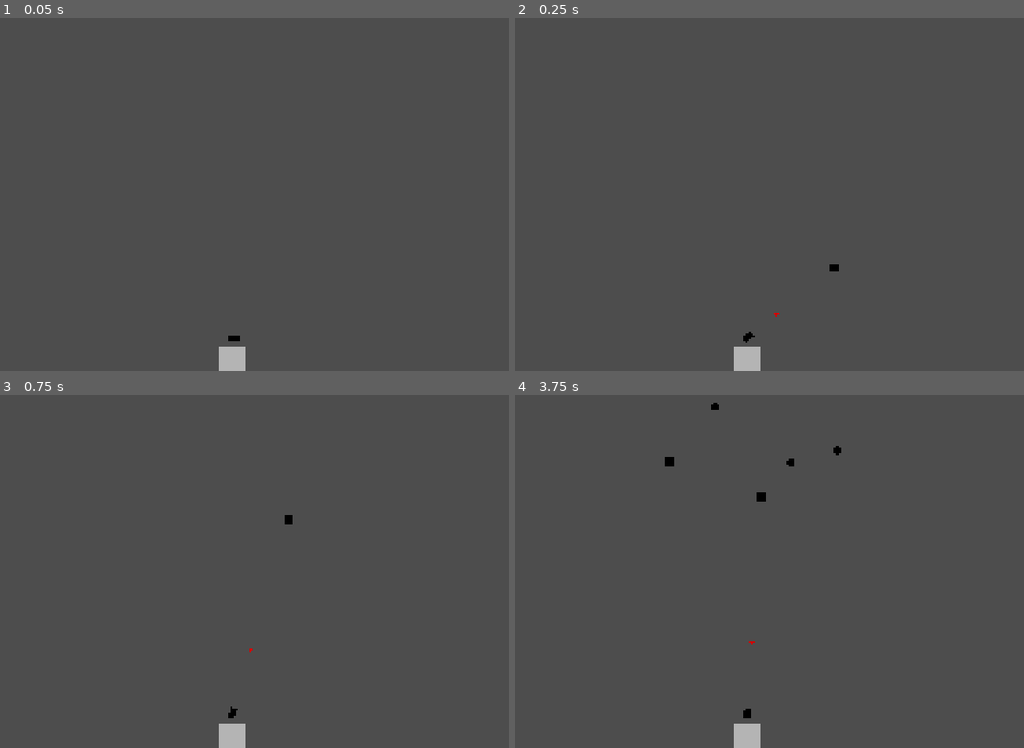
Above: before the commit, frames 1-4 (two rows, left to right).
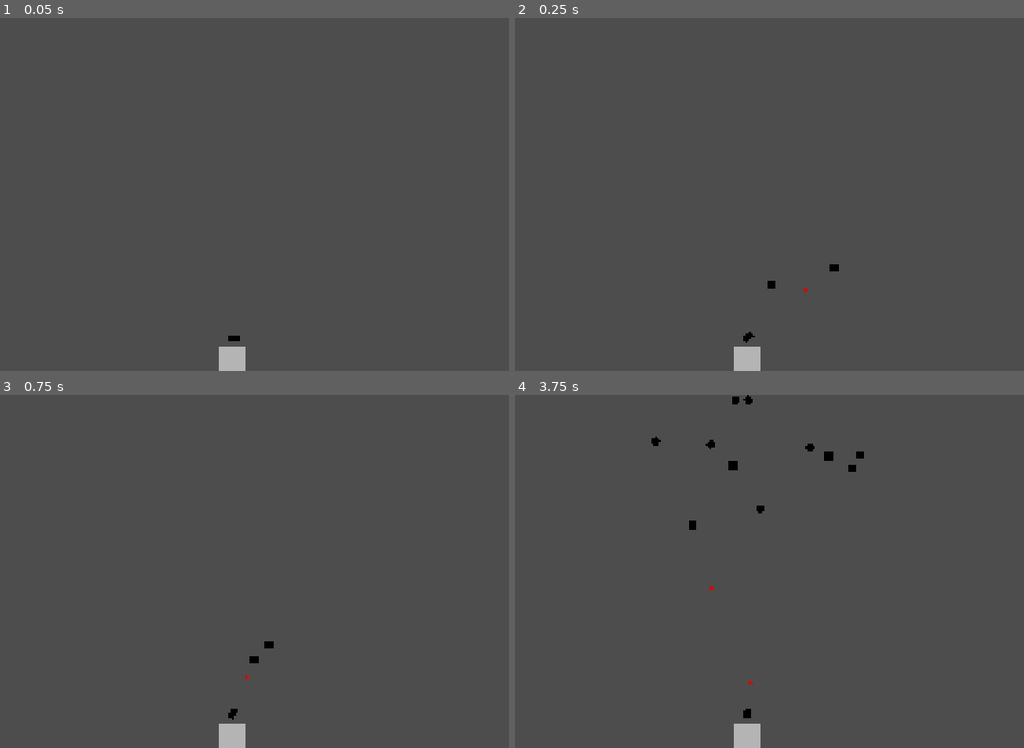
Above: after the commit, the same moments.

Repository: BilgiPasa/2d-gun-turret
Game: Godot game, scene res://Scenes/main_scene.tscn
Same seed, same stepped clock (60 frames per second), same inputs: the game is played once before the commit and once after it.
Inputs (mouse positions are in pixels of both pictures, inside the frame that each line leads up to):
- Up to frame 1 (0.05 s): no input
- Up to frame 2 (0.25 s): no input
- Up to frame 3 (0.75 s): move the mouse to (371, 553) at 0.52 s
- Up to frame 4 (3.75 s): move the mouse to (621, 589) at 1.27 s; move the mouse to (810, 493) at 2.02 s; move the mouse to (713, 642) at 2.77 s; move the mouse to (937, 624) at 3.52 s

Frame 1 is identical in both runs. In frame 2, less than 0.1% of the frame differs, in the area x 49-58%, y 74-85%; in frame 3, 0.1%; in frame 4, 0.6%, in the area x 26-69%, y 0-82%.

Commit message:
Make gun turret and enemy spawning a little faster, Update to version 1.2.2

Diff:
--- a/Scripts/globals.gd
+++ b/Scripts/globals.gd
@@ -1,5 +1,5 @@
 extends Node
 
 const GT_BULLET_REACH_TIME: float = 0.1 # Bullet reaching to the target time
-const GT_CAN_SHOOT_TIMER_WAIT_TIME: float = 0.05 # Gun turret shooting frequency time
-const ENEMY_SPAWN_TIMER_WAIT_TIME: float = 0.15 # Enemy spawn frequency time
+const GT_CAN_SHOOT_TIMER_WAIT_TIME: float = 0.04 # Gun turret shooting frequency time
+const ENEMY_SPAWN_TIMER_WAIT_TIME: float = 0.12 # Enemy spawn frequency time
--- a/project.godot
+++ b/project.godot
@@ -11,7 +11,7 @@
 [application]
 
 config/name="2d-gun-turret"
-config/version="1.2.1"
+config/version="1.2.2"
 run/main_scene="uid://jneb5c8685yl"
 config/features=PackedStringArray("4.7", "Forward Plus")
 config/icon="uid://q8h8bry4guoc"
